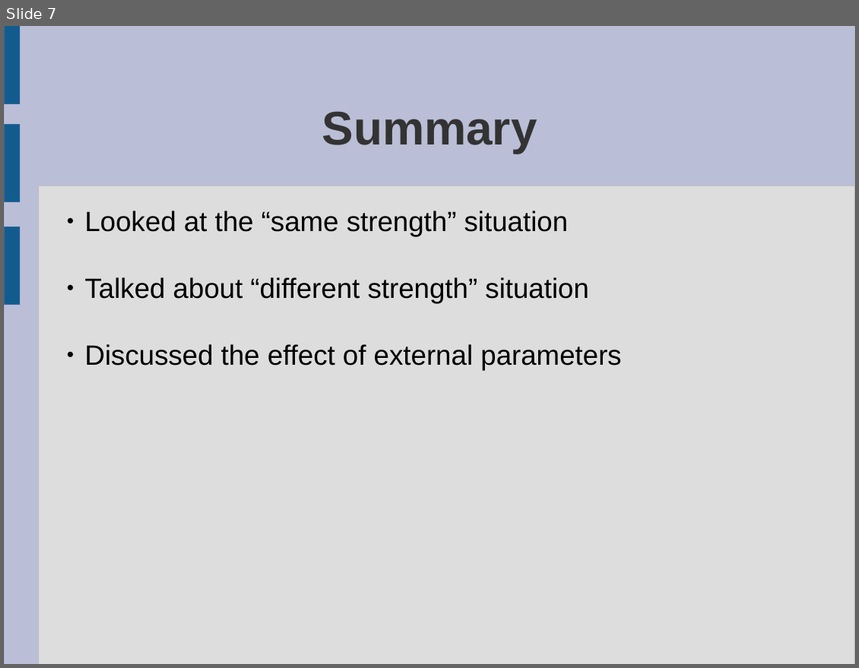
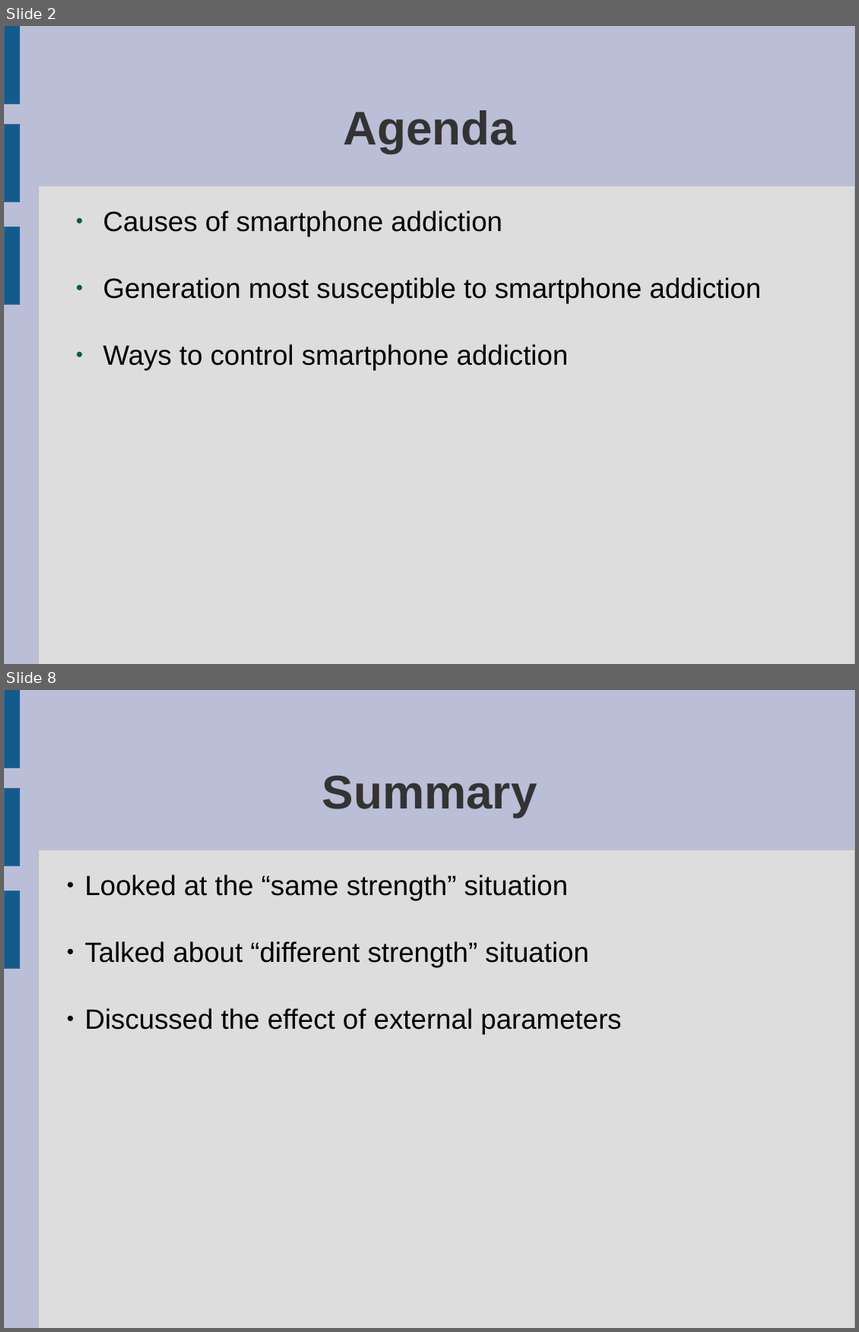
Before and after one commit to llmontoryxd/english, a slide deck: Presentation_8sem_1.odp. Shown one above the other, each under a label of ours: slide 7 before the commit, slides 2 and 8 after it; the slides between them are not shown. The pictures are 859x668 and 859x1332 pixels, drawn with LibreOffice and Linux fonts; fonts in the diff are those of the drawing. Boxes give left, top, right and bottom in pixels: in the first picture for what was removed or moved away, otherwise in the second. Text is boxed around its words. In the diff, an @@ line names an element or a change of style, - is before the commit and + after.

```diff
--- a/Presentation_8sem_1.odp
+++ b/Presentation_8sem_1.odp
@@ slide 2 added at [4,26,855,664], background #BABED6; not listed: 4 template elements that a slide beside it also shows @@
@@ title added at [344,110,517,154], 44 pt, text #333333, bold @@
+Agenda
@@ text added at [103,211,762,370], 26 pt, text #000000 @@
+● Causes of smartphone addiction
+● Generation most susceptible to smartphone addiction
+● Ways to control smartphone addiction
@@ what was slide 7 is now slide 8 @@
```
Also in this commit, not shown: 1 slide changed, 5 other slides added, 5 slides removed, 18 other files.
